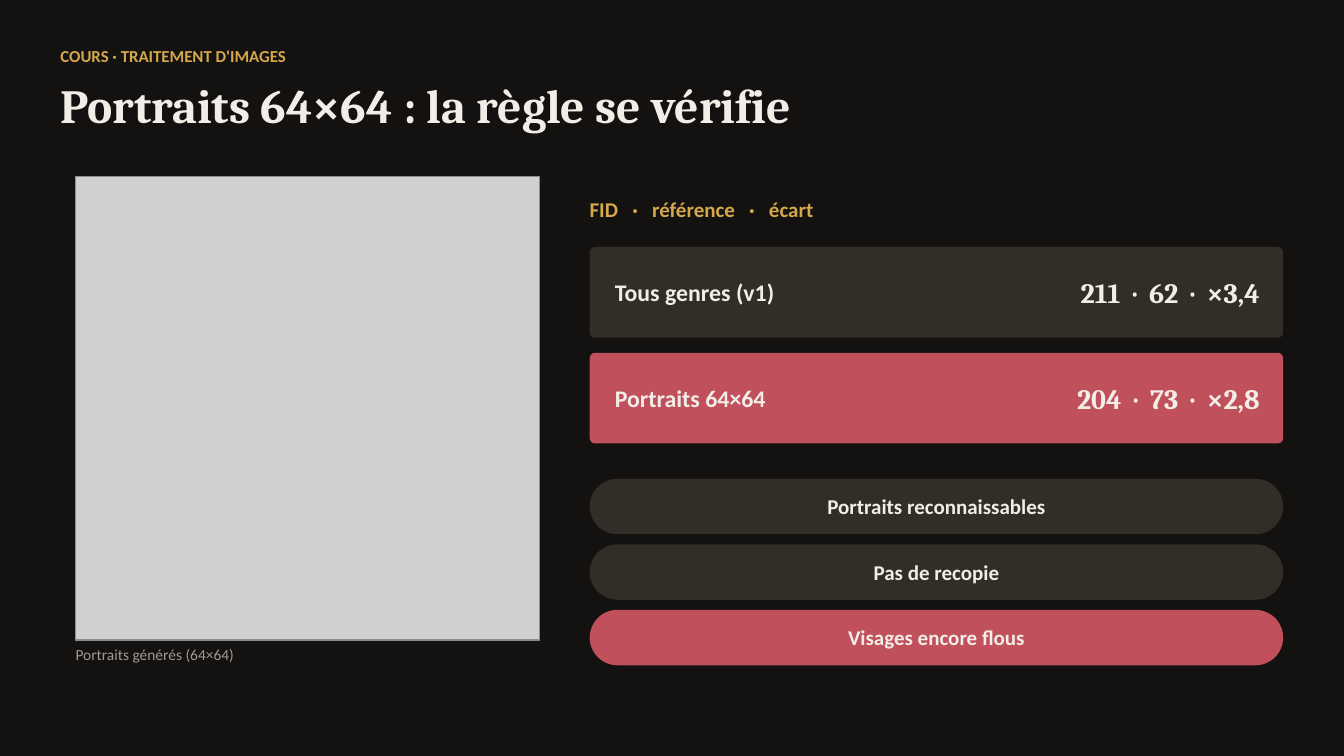
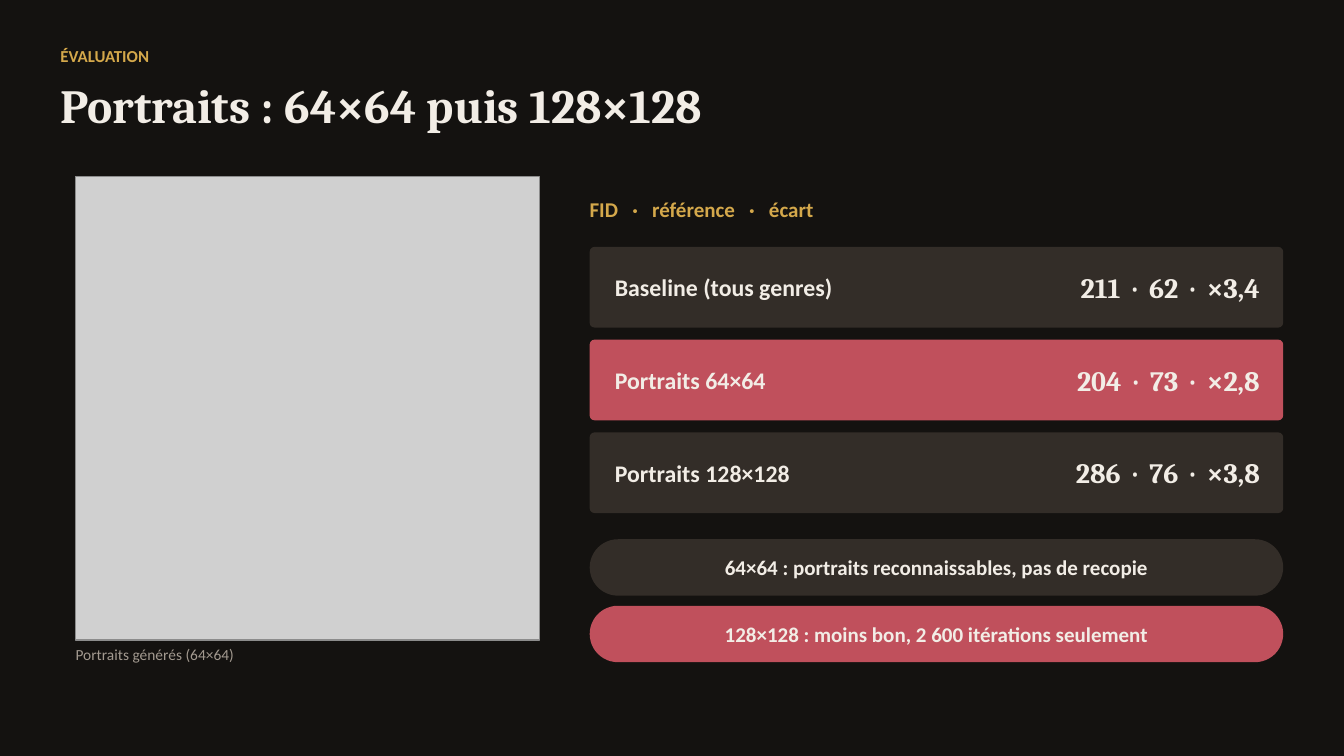
Before and after one commit to KAHINA-ABBAD/ganisme, a slide deck: slide 21 of reports/presentation/GANisme_sombre.pptx (slide 40 before the commit). Drawn at 1344x756 pixels with LibreOffice and Linux fonts; fonts in the diff are those of the drawing; grey boxes stand for pictures. Boxes give left, top, right and bottom in pixels: in the first picture for what was removed or moved away, otherwise in the second. Text is boxed around its words. In the diff, an @@ line names an element or a change of style, - is before the commit and + after.

Commit message:
Mise a jour du projet : portraits, application et presentation

```diff
--- a/reports/presentation/GANisme_sombre.pptx
+++ b/reports/presentation/GANisme_sombre.pptx
@@ text at (60, 48, 149, 62): text changed @@
-COURS · TRAITEMENT D'IMAGES
+ÉVALUATION
@@ text at (60, 90, 702, 133): text changed @@
-Portraits 64×64 : la règle se vérifie
+Portraits : 64×64 puis 128×128
@@ rounded rectangle: place and size @@
-rounded rectangle at (590, 247, 1284, 338)
+rounded rectangle at (590, 247, 1284, 328)
@@ text "211 · 62 · ×3,4": place and size @@
-text "211 · 62 · ×3,4" at (1081, 284, 1260, 307)
+text "211 · 62 · ×3,4" at (1081, 279, 1260, 302)
@@ text at (615, 278, 832, 300): text changed @@
-Tous genres (v1)
+Baseline (tous genres)
@@ rounded rectangle: place and size @@
-rounded rectangle at (590, 353, 1284, 444)
+rounded rectangle at (590, 340, 1284, 420)
@@ text "Portraits 64×64": place and size @@
-text "Portraits 64×64" at (615, 390, 765, 407)
+text "Portraits 64×64" at (615, 372, 765, 389)
@@ text "204 · 73 · ×2,8": place and size @@
-text "204 · 73 · ×2,8" at (1077, 390, 1260, 413)
+text "204 · 73 · ×2,8" at (1077, 372, 1260, 395)
@@ rounded rectangle: place and size @@
-rounded rectangle at (590, 479, 1284, 534)
+rounded rectangle at (590, 433, 1284, 513)
@@ rounded rectangle at (590, 433, 1284, 513): proportions changed @@
@@ text added at (615, 465, 789, 482), 17 pt, text #F2EDE6, bold @@
+Portraits 128×128
@@ text added at (1076, 464, 1260, 487), 20 pt, text #F2EDE6, bold @@
+286 · 76 · ×3,8
@@ text in rounded rectangle at (827, 499, 1045, 514): text removed @@
-Portraits reconnaissables
@@ rounded rectangle "64×64 : portraits reconnaissables, pas ...": place and size @@
-rounded rectangle "64×64 : portraits reconnaissables, pas ..." at (590, 544, 1284, 600)
+rounded rectangle "64×64 : portraits reconnaissables, pas ..." at (590, 539, 1284, 596)
@@ text in rounded rectangle at (725, 560, 1148, 579): text changed @@
-Pas de recopie
+64×64 : portraits reconnaissables, pas de recopie
@@ rounded rectangle removed at (590, 610, 1284, 665) @@
-Visages encore flous
@@ rounded rectangle added at (590, 606, 1284, 662), fill #C0505C, 15 pt, text #F2EDE6, bold @@
+128×128 : moins bon, 2 600 itérations seulement
```
Also in this commit, not shown: 20 other slides changed, 3 slides added, 24 slides removed, 16 other files.
